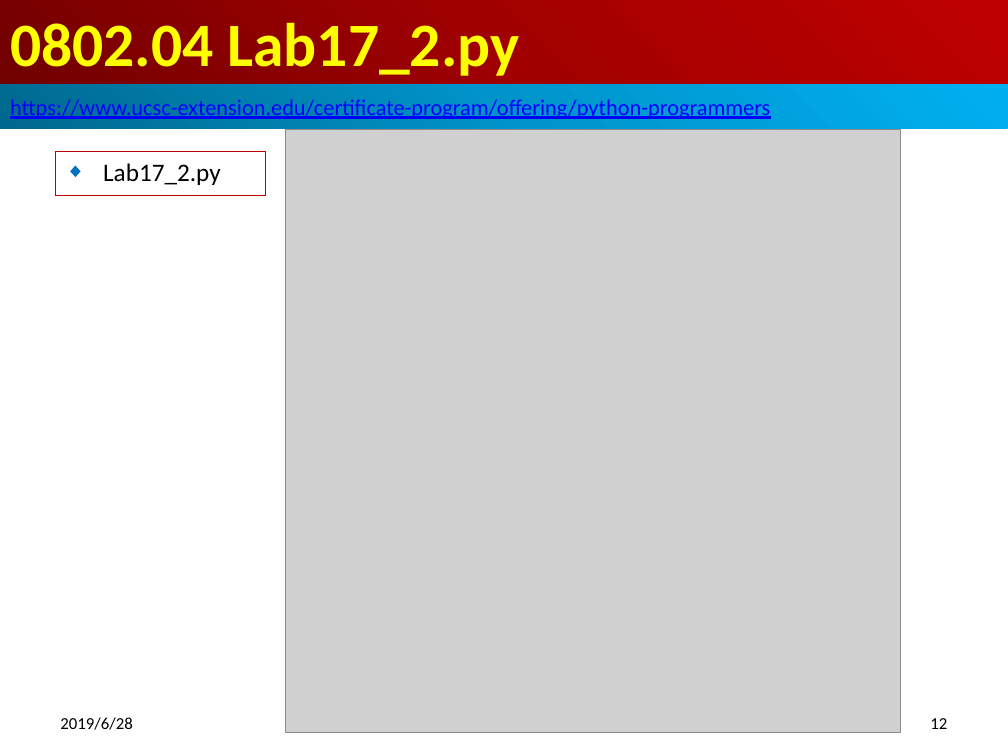
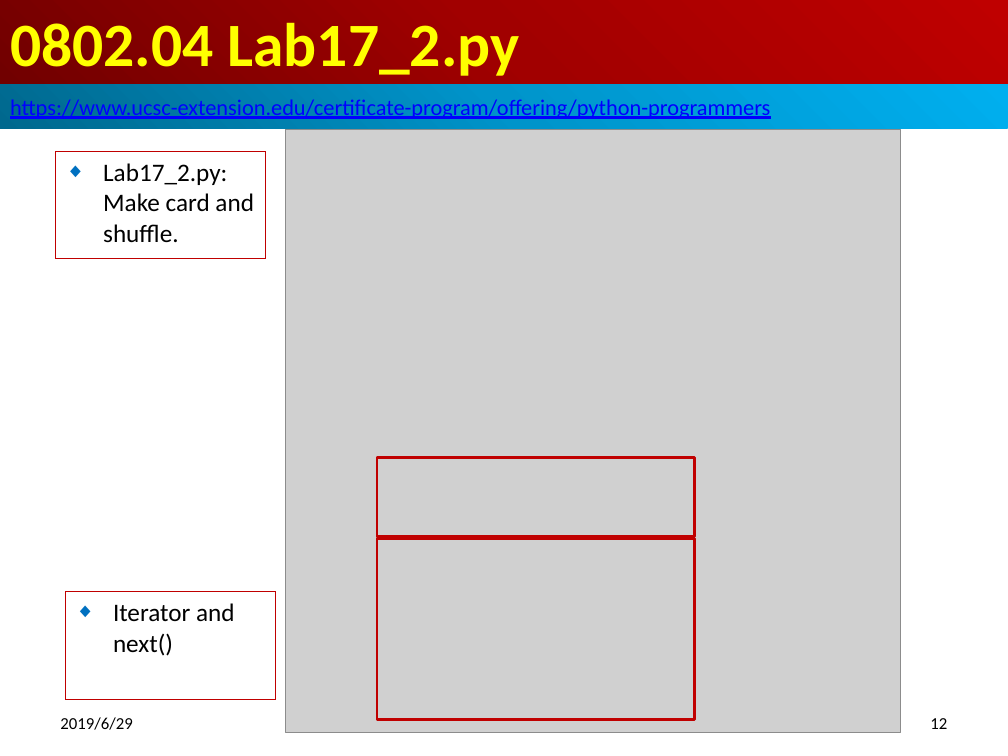
Before and after one commit to pchen0723/700-Python-Adv, a slide deck: slide 12 of 08_ModuleWrap/0802_Wrap.pptx. Drawn at 1008x756 pixels with LibreOffice and Linux fonts; fonts in the diff are those of the drawing; grey boxes stand for pictures. Boxes give left, top, right and bottom in pixels: in the first picture for what was removed or moved away, otherwise in the second. Text is boxed around its words. In the diff, an @@ line names an element or a change of style, - is before the commit and + after.

```diff
--- a/08_ModuleWrap/0802_Wrap.pptx
+++ b/08_ModuleWrap/0802_Wrap.pptx
@@ subtitle "Lab17_2.py: Make card and shuffle.": place and size @@
-subtitle "Lab17_2.py: Make card and shuffle." at (55,151,266,196)
+subtitle "Lab17_2.py: Make card and shuffle." at (55,151,266,259)
@@ subtitle at (103,163,254,243): text changed @@
-◆ Lab17_2.py
+◆ Lab17_2.py: Make card and shuffle.
@@ rectangle added at (377,458,695,537), outline #C00000 2 pt @@
@@ rectangle added at (377,538,695,720), outline #C00000 2 pt @@
@@ rectangle added at (66,592,276,700), outline #C00000 0.75 pt, 18 pt, text #000000 @@
+◆ Iterator and next()
@@ text at (60,717,132,730): text changed @@
-2019/6/28
+2019/6/29
```
Also in this commit, not shown: 37 other slides changed, 18 slides added, 21 other files.
